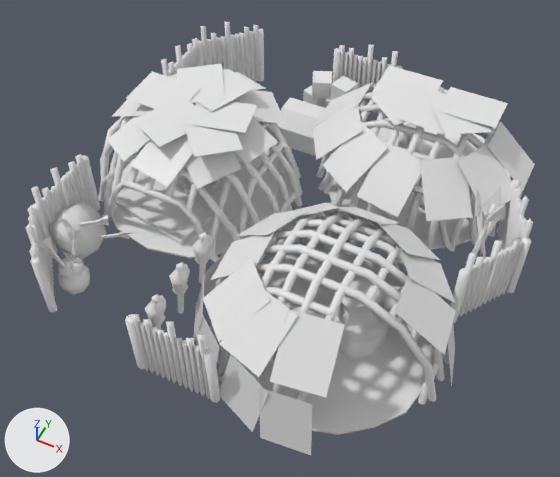
An edit to the COLLADA model art/meshes/structural/batwa/barracks_elite.dae, drawn before and after from the same camera.
Rendered twice from a camera (50 mm lens) standing at (9.6, -17.6, 24.7) and looking at (0.1, 1.2, 1.1). The axes (+X, +Y, +Z) are drawn at lower left. The lights are the same throughout. Materials are left out; every surface is plain grey. Where no turn or scale is listed for an object, it has been applied to the vertices.

The older version as bpy lines, for what is in view:
```python
me_cubo_768 = bpy.data.meshes.new('Cubo.768')
me_cubo_768.from_pydata(...)  # 5443 vertices, 8511 faces; spans x -8.7..9.8, y -9.5..9.4, z -0.2..4.9
me_cubo_768.materials.append(mat_texturas_batwa)
ob_barracks_elite = bpy.data.objects.new('barracks_elite', me_cubo_768)
ob_barracks_elite.location = (-0.44, 2.98, 0.14)
```
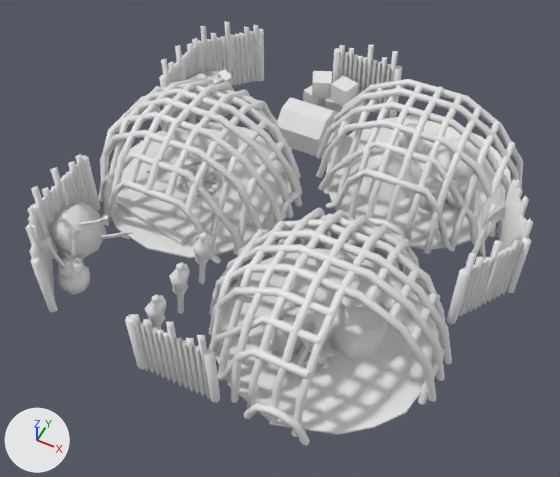
The newer file is also turned or shifted as a whole; pictures and numbers use the older file's frame.

The change, as a diff of the scene's bpy script:
```diff
--- a/art/meshes/structural/batwa/barracks_elite.dae.py
+++ b/art/meshes/structural/batwa/barracks_elite.dae.py
@@ me_cubo_768 @@
 # used by ob_barracks_elite; location = (-0.44, 2.98, 0.14)
-me_cubo_768.from_pydata(...)  # 5443 vertices, 8511 faces; spans x -8.7..9.8, y -9.5..9.4, z -0.2..4.9
+me_cubo_768.from_pydata(...)  # 5250 vertices, 8415 faces; spans x -8.7..9.8, y -9.1..9.4, z -0.2..4.9
+# me_cubo_768 part 1: 48 loose pieces with 192 vertices, spanning x -7.7..9.0, y -9.5..6.3, z -0.1..4.8, are deleted
```

Changed parts and their boxes [x1, y1, x2, y2] in the pictures (560 x 477 px):
'barracks_elite', reshaped: before [26, 21, 535, 455]; after [26, 21, 533, 446]
part 1 of me_cubo_768, deleted: before [107, 64, 535, 455]
